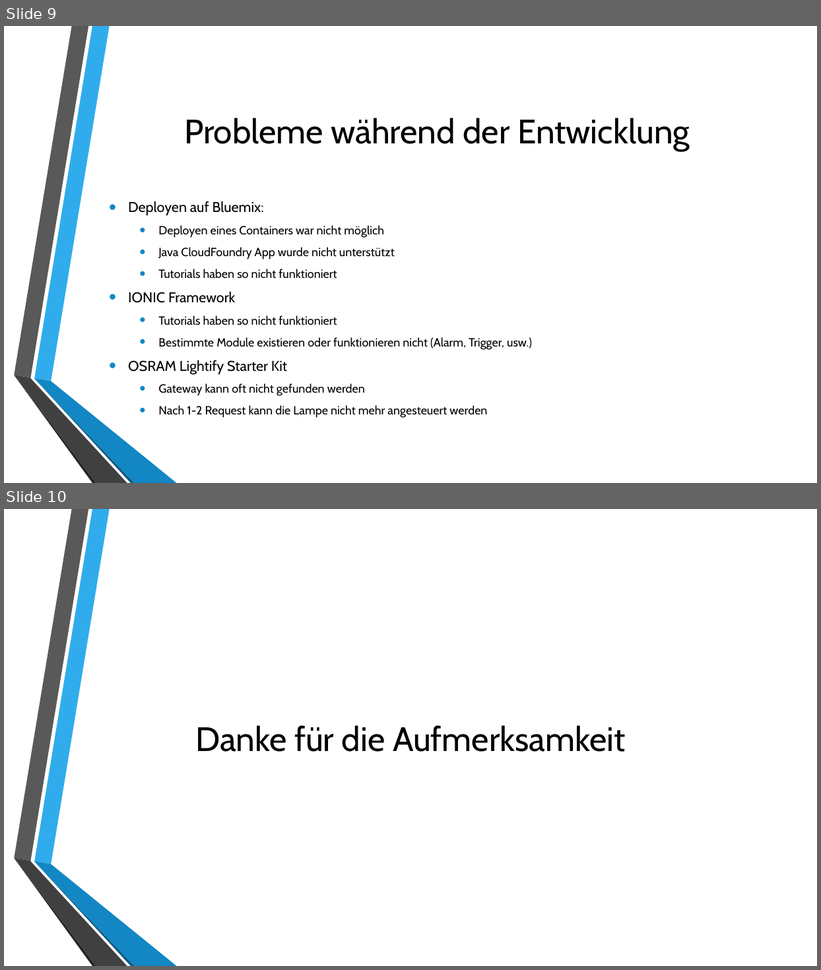
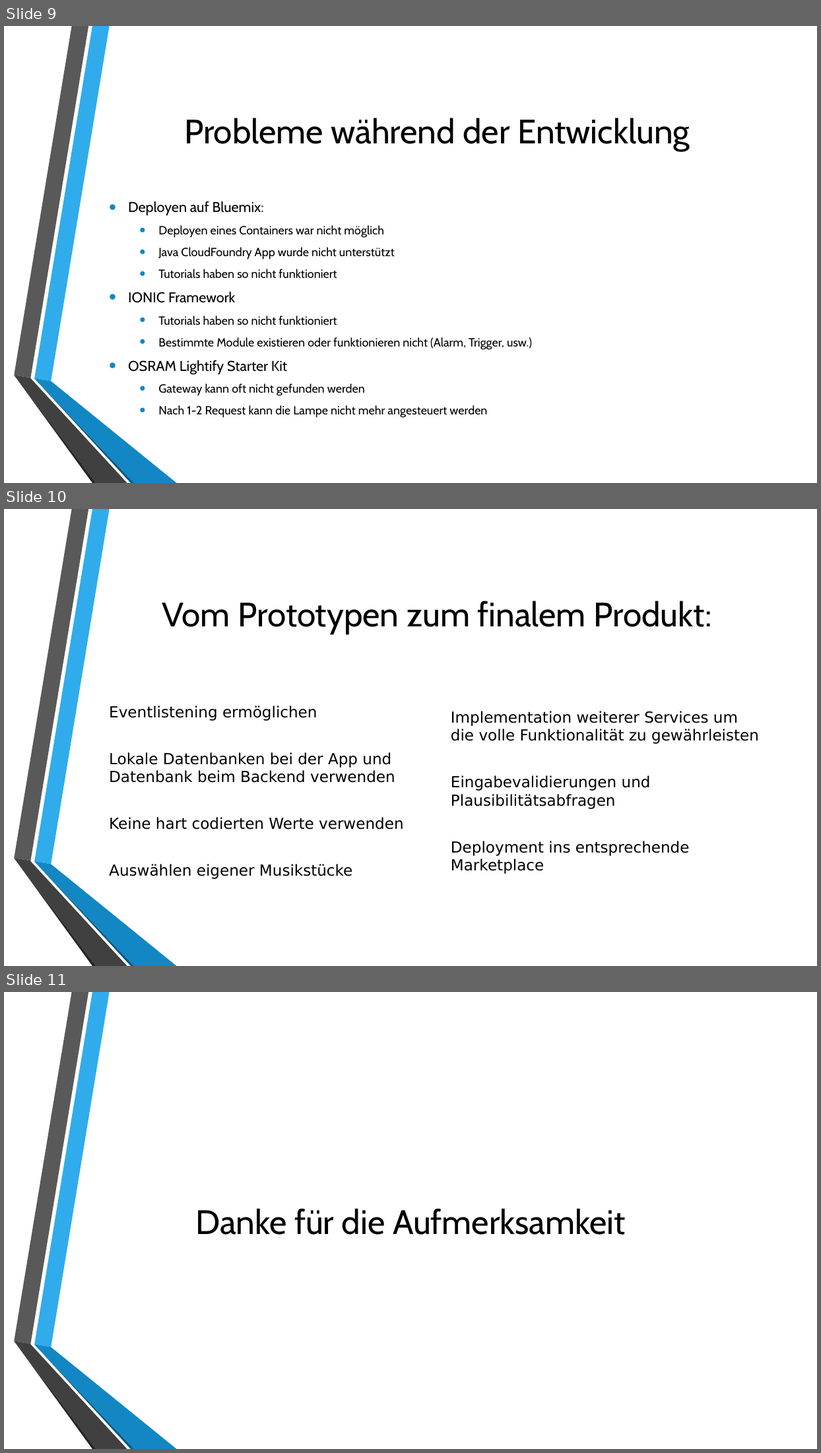
Before and after one commit to electr0Nik/lecture_iot, a slide deck: docs/images/poster&präse/20161124_Präsentation.pptx. Shown one above the other, each under a label of ours: slides 9 and 10 before the commit, slides 9, 10 and 11 after it. The pictures are 821x970 and 821x1453 pixels, drawn with LibreOffice and Linux fonts; fonts in the diff are those of the drawing; background and template pictures are left out. Boxes give left, top, right and bottom in pixels: in the first picture for what was removed or moved away, otherwise in the second. Text is boxed around its words. In the diff, an @@ line names an element or a change of style, - is before the commit and + after.

Commit message:
Presentation - changed presentation

```diff
--- a/docs/images/poster&präse/20161124_Präsentation.pptx
+++ b/docs/images/poster&präse/20161124_Präsentation.pptx
@@ slide 10 added at [4,509,817,966], background picture (left out); not listed: 6 template elements that a slide beside it also shows @@
@@ title added at [162,601,712,634], 40 pt, text #000000 @@
+Vom Prototypen zum finalem Produkt:
@@ text added at [109,706,404,879], 18 pt, text #000000 @@
+Eventlistening ermöglichen
+Lokale Datenbanken bei der App und Datenbank beim Backend verwenden
+Keine hart codierten Werte verwenden
+Auswählen eigener Musikstücke
@@ text added at [451,711,759,874], 18 pt, text #000000 @@
+Implementation weiterer Services um die volle Funktionalität zu gewährleisten
+Eingabevalidierungen und Plausibilitätsabfragen
+Deployment ins entsprechende Marketplace
@@ what was slide 10 is now slide 11 @@
```
